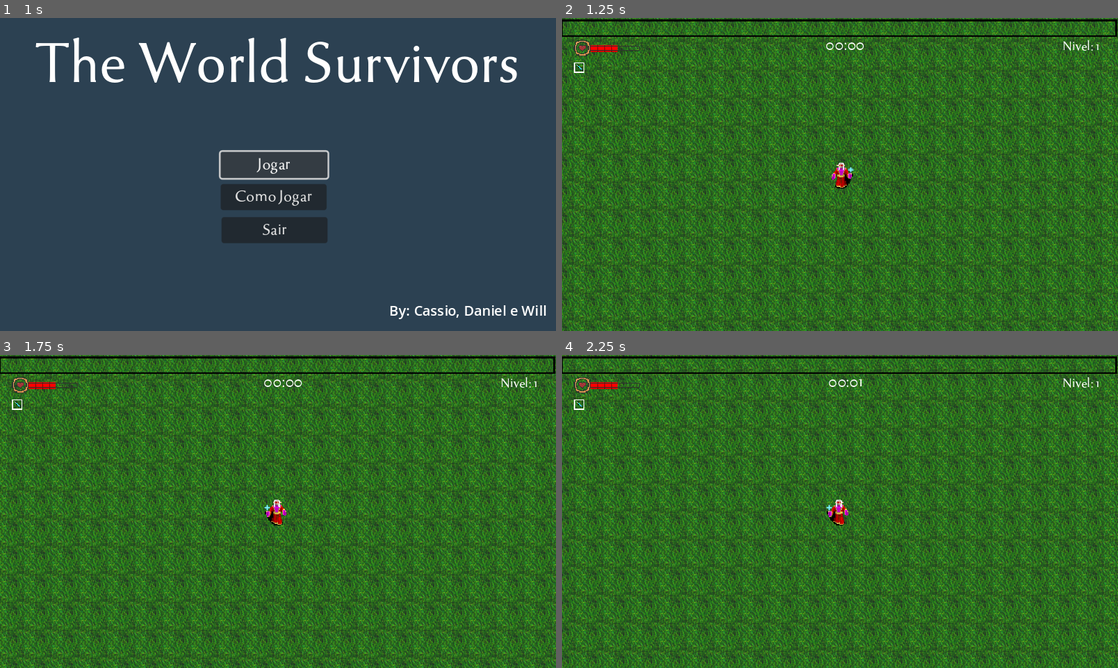
Above: before the commit, frames 1-4 (two rows, left to right).
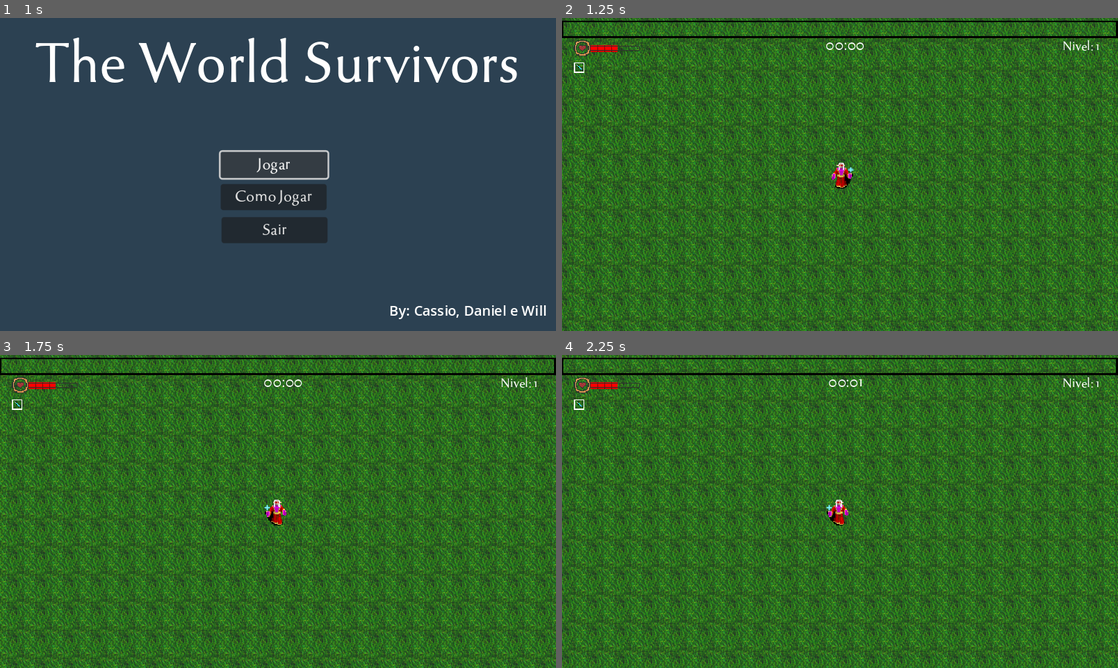
Above: after the commit, the same moments.

Repository: Daniel-Oliveira-de-Freitas/The-World-Survivors
Game: Godot game, scene res://TitleScreen/menu.tscn
Same seed, same stepped clock (60 frames per second), same inputs: the game is played once before the commit and once after it. Sound files missing from this copy of the repository are replaced by a short silence.
Inputs (mouse positions are in pixels of both pictures, inside the frame that each line leads up to):
- Up to frame 1 (1 s): click "Jogar" at 0.5 s
- Up to frame 2 (1.25 s): no input
- Up to frame 3 (1.75 s): move the mouse to (400, 495) at 1.27 s; hold D (right) from 1.28 s (still down); click (400, 495) at 1.35 s
- Up to frame 4 (2.25 s): move the mouse to (728, 527) at 2.02 s; release D (right) at 2.03 s; hold S (down) from 2.03 s (still down); click (728, 527) at 2.1 s

Frame 1 is identical in both runs. In frame 2, 1.3% of the frame differs, in the area x 0-100%, y 0-7%; in frame 3, 1.3%; in frame 4, 1.3%.

Commit message:
melhorias aplicadas

Diff:
--- a/Enemies/enemy_super.tscn
+++ b/Enemies/enemy_super.tscn
@@ -1,7 +1,7 @@
 [gd_scene load_steps=12 format=3 uid="uid://dqb4uy8dkypuo"]
 
 [ext_resource type="Script" path="res://Enemies/enemy_kolbold_weak.gd" id="1_xno64"]
-[ext_resource type="Texture2D" uid="uid://dhi765ekm34ba" path="res://Textures/Enemy/giant_amoeba_new.png" id="2_l5iro"]
+[ext_resource type="Texture2D" uid="uid://i5ac2smuujjt" path="res://Textures/Enemy/orc_knight_new.png" id="2_4lsf0"]
 [ext_resource type="PackedScene" uid="uid://b6rx8kpmk7ec0" path="res://Utility/hitbox.tscn" id="3_8p0y7"]
 [ext_resource type="PackedScene" uid="uid://d2viev0g5a5oy" path="res://Utility/hurtbox.tscn" id="4_d4v2w"]
 [ext_resource type="AudioStream" uid="uid://cr46aeoovjdg" path="res://Audio/SoundEffect/enemy_hit.ogg" id="5_4p208"]
@@ -67,7 +67,7 @@
 
 [node name="Sprite2D" type="Sprite2D" parent="."]
 scale = Vector2(5, 5)
-texture = ExtResource("2_l5iro")
+texture = ExtResource("2_4lsf0")
 
 [node name="CollisionShape2D" type="CollisionShape2D" parent="."]
 position = Vector2(0, 1)
@@ -84,7 +84,7 @@
 HitBoxType = 1
 
 [node name="CollisionShape2D" parent="Hitbox" index="0"]
-position = Vector2(-0.5, 0.5)
+position = Vector2(6, 4)
 shape = SubResource("RectangleShape2D_8pruw")
 
 [node name="Hurtbox" parent="." instance=ExtResource("4_d4v2w")]
--- a/Enemies/explosion.tscn
+++ b/Enemies/explosion.tscn
@@ -4,7 +4,34 @@
 [ext_resource type="Script" path="res://Enemies/explosion.gd" id="2_81m5v"]
 [ext_resource type="AudioStream" uid="uid://cugvo7su7ii6h" path="res://Audio/SoundEffect/enemy_death.ogg" id="2_k4igu"]
 
-[sub_resource type="Animation" id="Animation_2dn2x"]
+[sub_resource type="Animation" id="Animation_xmo42"]
+length = 0.001
+tracks/0/type = "value"
+tracks/0/imported = false
+tracks/0/enabled = true
+tracks/0/path = NodePath(".:frame")
+tracks/0/interp = 1
+tracks/0/loop_wrap = true
+tracks/0/keys = {
+"times": PackedFloat32Array(0),
+"transitions": PackedFloat32Array(1),
+"update": 1,
+"values": [0]
+}
+tracks/1/type = "value"
+tracks/1/imported = false
+tracks/1/enabled = true
+tracks/1/path = NodePath(".:visible")
+tracks/1/interp = 1
+tracks/1/loop_wrap = true
+tracks/1/keys = {
+"times": PackedFloat32Array(0),
+"transitions": PackedFloat32Array(1),
+"update": 1,
+"values": [true]
+}
+
+[sub_resource type="Animation" id="Animation_c470c"]
 resource_name = "explode"
 length = 0.34
 step = 0.02
@@ -33,37 +60,10 @@
 "values": [true, false]
 }
 
-[sub_resource type="Animation" id="Animation_2qe7y"]
-length = 0.001
-tracks/0/type = "value"
-tracks/0/imported = false
-tracks/0/enabled = true
-tracks/0/path = NodePath(".:frame")
-tracks/0/interp = 1
-tracks/0/loop_wrap = true
-tracks/0/keys = {
-"times": PackedFloat32Array(0),
-"transitions": PackedFloat32Array(1),
-"update": 1,
-"values": [0]
-}
-tracks/1/type = "value"
-tracks/1/imported = false
-tracks/1/enabled = true
-tracks/1/path = NodePath(".:visible")
-tracks/1/interp = 1
-tracks/1/loop_wrap = true
-tracks/1/keys = {
-"times": PackedFloat32Array(0),
-"transitions": PackedFloat32Array(1),
-"update": 1,
-"values": [true]
-}
-
-[sub_resource type="AnimationLibrary" id="AnimationLibrary_2aw6s"]
+[sub_resource type="AnimationLibrary" id="AnimationLibrary_2j7we"]
 _data = {
-"RESET": SubResource("Animation_2qe7y"),
-"explode": SubResource("Animation_2dn2x")
+"RESET": SubResource("Animation_xmo42"),
+"explode": SubResource("Animation_c470c")
 }
 
 [node name="Explosion" type="Sprite2D"]
--- a/Levels/world.tscn
+++ b/Levels/world.tscn
@@ -11,6 +11,7 @@
 [ext_resource type="PackedScene" uid="uid://dqb4uy8dkypuo" path="res://Enemies/enemy_super.tscn" id="9_dvrmr"]
 [ext_resource type="AudioStream" uid="uid://mnixawxbbkjj" path="res://Audio/Music/battleThemeA.mp3" id="10_ld47h"]
 [ext_resource type="Script" path="res://Audio/Music/snd_Music.gd" id="11_b7q2b"]
+[ext_resource type="Texture2D" uid="uid://uvm82ikiejhn" path="res://Textures/Grass 1.jpg" id="12_p6fay"]
 
 [sub_resource type="Resource" id="Resource_3md2h"]
 script = ExtResource("5_qo4sy")
@@ -101,6 +102,46 @@
 region_enabled = true
 region_rect = Rect2(-2000, -2000, 2000, 2000)
 
+[node name="Background" type="Sprite2D" parent="Background"]
+texture_filter = 2
+texture_repeat = 2
+position = Vector2(-2000, 8)
+texture = ExtResource("1_lxphy")
+region_enabled = true
+region_rect = Rect2(-2000, -2000, 2000, 2000)
+
+[node name="Background" type="Sprite2D" parent="Background/Background"]
+texture_filter = 2
+texture_repeat = 2
+position = Vector2(3992, -16)
+texture = ExtResource("12_p6fay")
+region_enabled = true
+region_rect = Rect2(-2000, -2000, 2000, 2000)
+
+[node name="Background2" type="Sprite2D" parent="Background"]
+texture_filter = 2
+texture_repeat = 2
+position = Vector2(0, 1944)
+texture = ExtResource("1_lxphy")
+region_enabled = true
+region_rect = Rect2(-2000, -2000, 2000, 2000)
+
+[node name="Background" type="Sprite2D" parent="Background/Background2"]
+texture_filter = 2
+texture_repeat = 2
+position = Vector2(-2000, 8)
+texture = ExtResource("1_lxphy")
+region_enabled = true
+region_rect = Rect2(-2000, -2000, 2000, 2000)
+
+[node name="Background" type="Sprite2D" parent="Background/Background2/Background"]
+texture_filter = 2
+texture_repeat = 2
+position = Vector2(3992, 16)
+texture = ExtResource("1_lxphy")
+region_enabled = true
+region_rect = Rect2(-2000, -2000, 2000, 2000)
+
 [node name="Player" parent="." instance=ExtResource("2_pxlo2")]
 
 [node name="Enemy_spawner" parent="." instance=ExtResource("3_mhwjb")]
@@ -115,4 +156,37 @@
 autoplay = true
 script = ExtResource("11_b7q2b")
 
+[node name="Background2" type="Sprite2D" parent="."]
+texture_filter = 2
+texture_repeat = 2
+position = Vector2(1992, -1992)
+texture = ExtResource("12_p6fay")
+region_enabled = true
+region_rect = Rect2(-2000, -2000, 2000, 2000)
+
+[node name="Background" type="Sprite2D" parent="Background2"]
+texture_filter = 2
+texture_repeat = 2
+position = Vector2(-1920, 8)
+texture = ExtResource("1_lxphy")
+region_enabled = true
+region_rect = Rect2(-2000, -2000, 2000, 2000)
+
+[node name="Background2" type="Sprite2D" parent="Background2"]
+texture_filter = 2
+texture_repeat = 2
+position = Vector2(-1920, 8)
+texture = ExtResource("12_p6fay")
+region_enabled = true
+region_rect = Rect2(-2000, -2000, 2000, 2000)
+
+[node name="Background2" type="Sprite2D" parent="Background2/Background2"]
+texture_filter = 2
+texture_repeat = 2
+position = Vector2(-2020, 20)
+scale = Vector2(1.052, 0.996)
+texture = ExtResource("12_p6fay")
+region_enabled = true
+region_rect = Rect2(-2000, -2000, 2000, 2000)
+
 [connection signal="playerdeath" from="Player" to="snd_Music" method="_on_player_playerdeath"]
--- a/Player/player.tscn
+++ b/Player/player.tscn
@@ -114,10 +114,10 @@
 
 [node name="ExperienceBar" type="TextureProgressBar" parent="GUILayer/GUI"]
 layout_mode = 0
-offset_left = -7.0
-offset_top = 2.0
-offset_right = 633.0
-offset_bottom = 42.0
+offset_left = -6.0
+offset_top = 3.0
+offset_right = 634.0
+offset_bottom = 43.0
 texture_under = ExtResource("4_kujpr")
 texture_progress = ExtResource("5_niap6")
 tint_under = Color(0.180392, 0.270588, 1, 1)
Not shown: 1 places in Enemies/explosion.tscn that only renumber resources
Not shown: 1 places in Levels/world.tscn that only renumber resources
Binary file removed: Textures/Enemy/giant_amoeba_new.png
Not shown, removed: Textures/Enemy/giant_amoeba_new.png.import
Binary file removed: Textures/Enemy/kobold_demonologist.png
Not shown, removed: Textures/Enemy/kobold_demonologist.png.import
Not shown, changed: Textures/Enemy/orc_knight_new.png.import
Binary file removed: Textures/Enemy/orc_new.png
Not shown, removed: Textures/Enemy/orc_new.png.import
